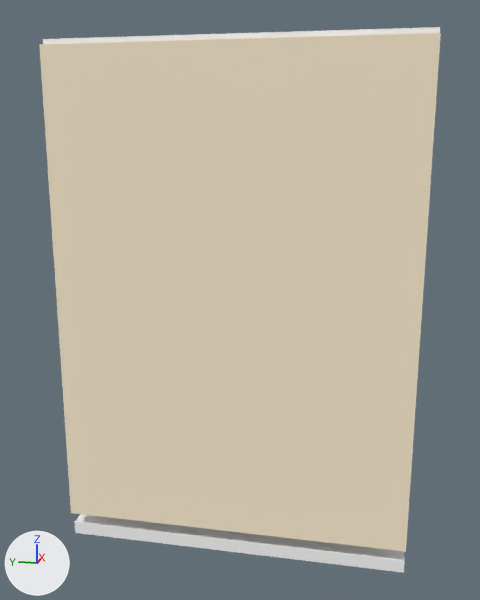
A saved change to the OBJ model assets/wardrobe/blankWall/tinker.obj.
Before and after are seen from a camera (50 mm lens) standing at (-25.4, -56.4, 41.9) and looking at (90.1, -33.3, 13.1). Arrows for +X, +Y and +Z are at lower left; the lights stay in place. Where no turn or scale is listed for an object, it has been applied to the vertices.

Names of what the first picture shows: 'obj_0'.
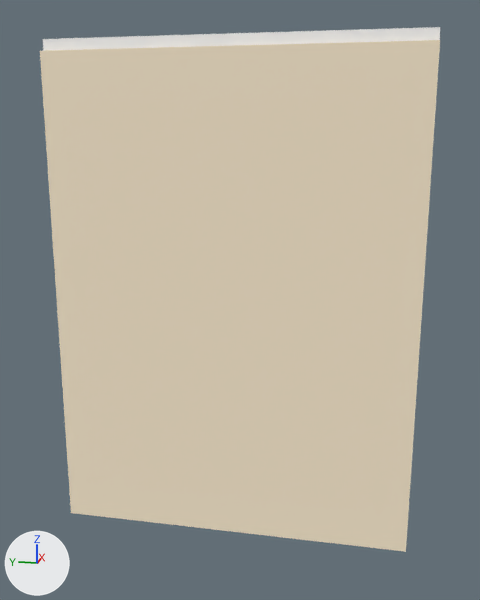
Edits to the scene script, one JSON object a line:
```json
{"block": "me_obj_0", "where": "# used by ob_obj_0; location = (0.0, 0.0, 0.0)"}
{"op": "remove", "block": "me_obj_0", "code": "me_obj_0.from_pydata(...)  # 34 vertices, 56 faces; spans x 84.8..94.0, y -65.0..0.0, z -36.2..58.0"}
{"op": "add", "block": "me_obj_0", "code": "me_obj_0.from_pydata(...)  # 24 vertices, 40 faces; spans x 84.8..94.0, y -65.0..0.0, z -36.0..58.0"}
{"block": "me_obj_0", "change": "me_obj_0 part 1: the loose piece of 8 vertices spanning x 86.0..92.0, y -65.0..0.0, z -36.2..-33.7 is deleted"}
{"block": "me_obj_0", "change": "me_obj_0 part 2"}
{"block": "me_obj_0", "change": "8 vertices are removed from x 84.8..88.0, y -65.0..0.0, z -31.0..57.0"}
{"block": "me_obj_0", "change": "28 faces are deleted"}
{"block": "me_obj_0", "change": "6 vertices are added at (84.8, -65.0, 56.0), (86.0, -65.0, -31.0), (86.0, -65.0, 56.0), (86.0, 0.0, -31.0), (86.0, 0.0, 56.0), (84.8, 0.0, 56.0)"}
{"block": "me_obj_0", "change": "10 new faces join them, mat_color_16448250 (white #fdfdfd)"}
{"block": "me_obj_0", "change": "14 new faces join them, mat_color_16768422 (beige #ffefd3)"}
```

What differs and where, as boxes (x1, y1, x2, y2) in the pictures (480 x 600 px; the box of a moved part takes in the faces that stretch with it):
```json
{"object": "obj_0", "change": "reshaped", "before": [39, 27, 441, 573], "after": [40, 27, 440, 552]}
{"part": 1, "of": "me_obj_0", "change": "deleted", "before": [75, 514, 405, 573]}
{"part": 2, "of": "me_obj_0", "change": "moved or reshaped", "before": [39, 27, 441, 552], "after": [40, 27, 440, 552]}
```
